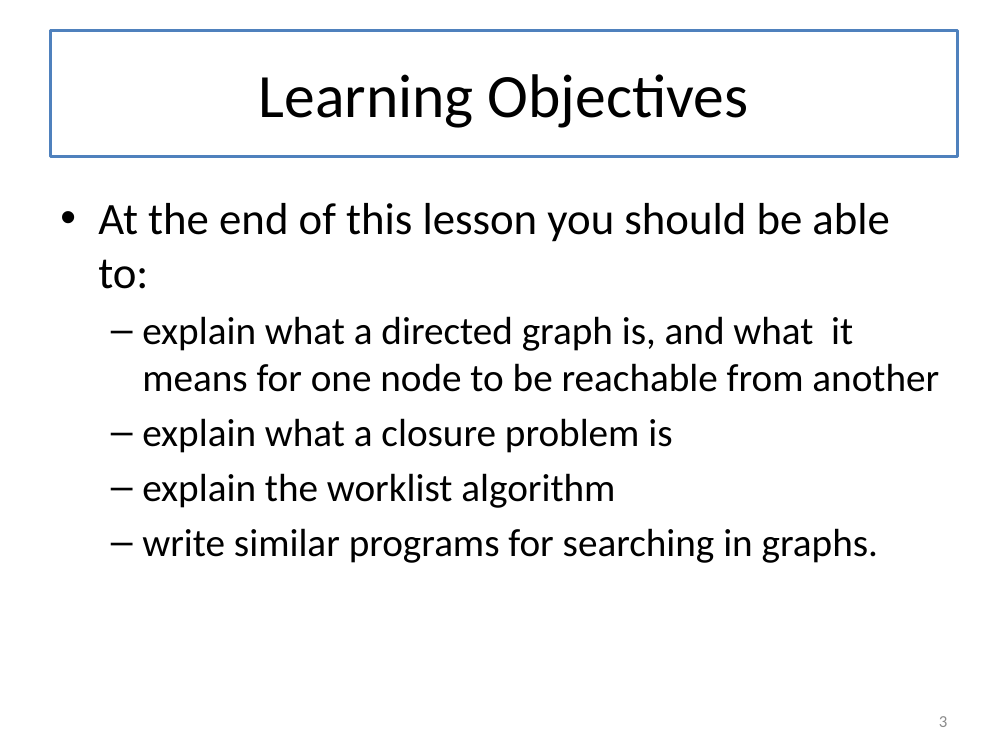
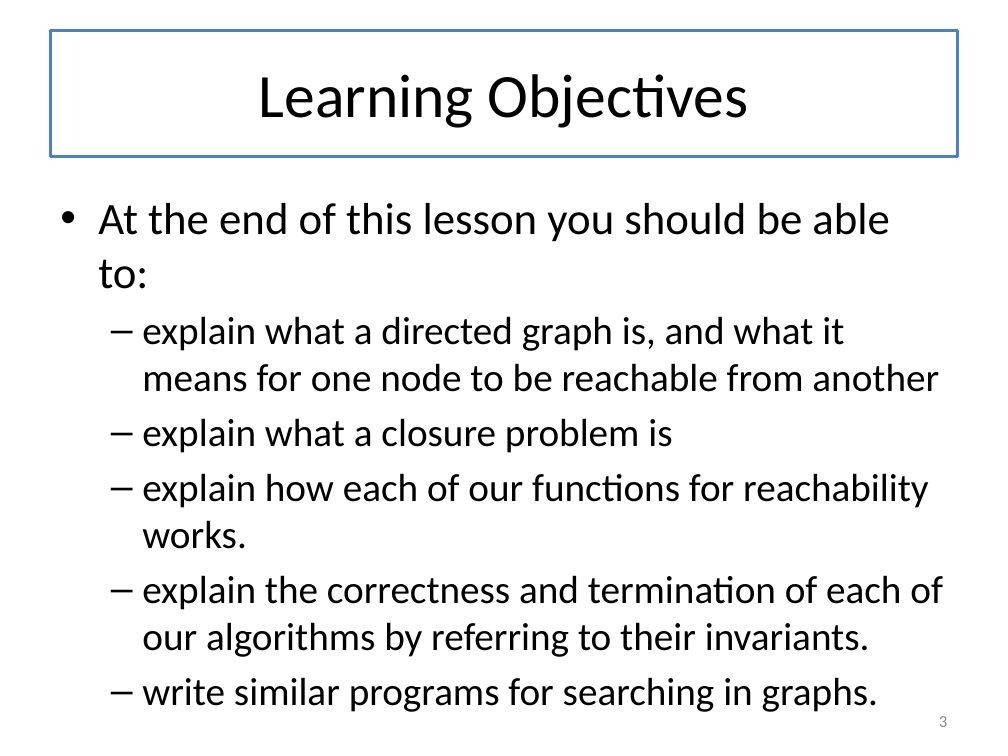
Before and after one commit to mwand/cs5010f16, a slide deck: slide 3 of Slides/Lesson 8.5 Searching in a Graph.pptx. Drawn at 1008x756 pixels with LibreOffice and Linux fonts; fonts in the diff are those of the drawing. Boxes give left, top, right and bottom in pixels: in the first picture for what was removed or moved away, otherwise in the second. Text is boxed around its words. In the diff, an @@ line names an element or a change of style, - is before the commit and + after.

```diff
--- a/Slides/Lesson 8.5 Searching in a Graph.pptx
+++ b/Slides/Lesson 8.5 Searching in a Graph.pptx
@@ text at <box>142,473,943,657</box>: text changed @@
-  – explain the worklist algorithm
+  – explain how each of our functions for reachability works.
+  – explain the correctness and termination of each of our algorithms by referring to their invariants.
```
Also in this commit, not shown: 11 other slides changed, 5 slides added, 1 slide removed, 7 other files.
